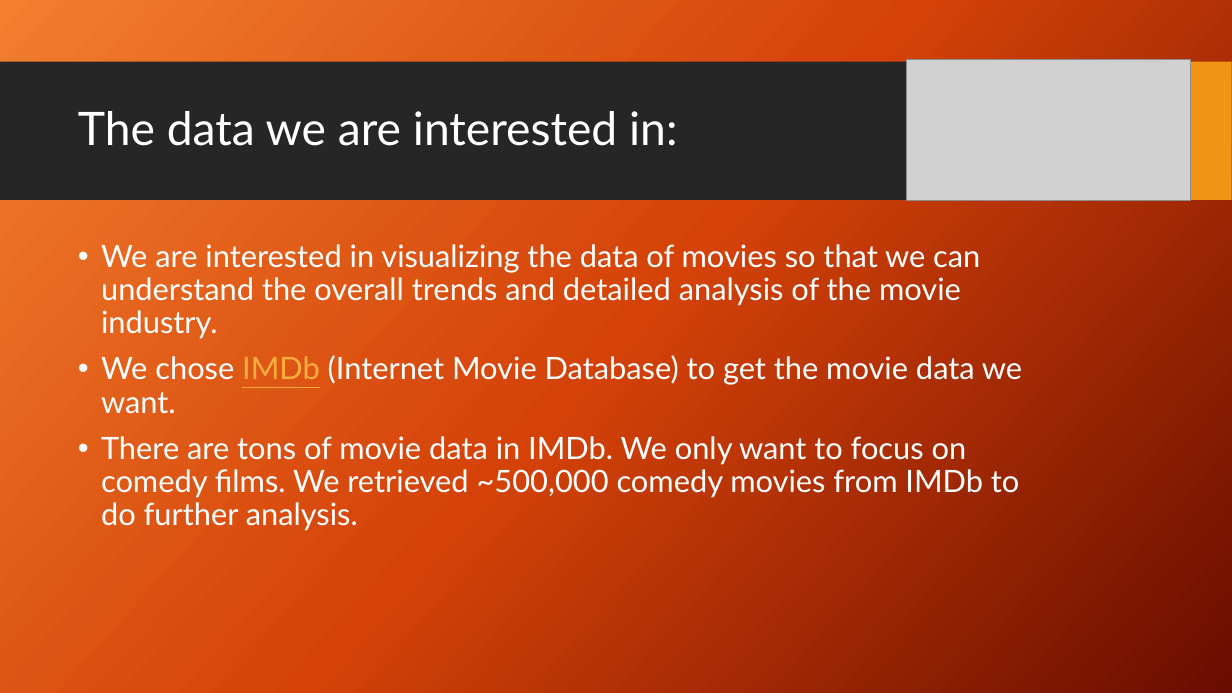
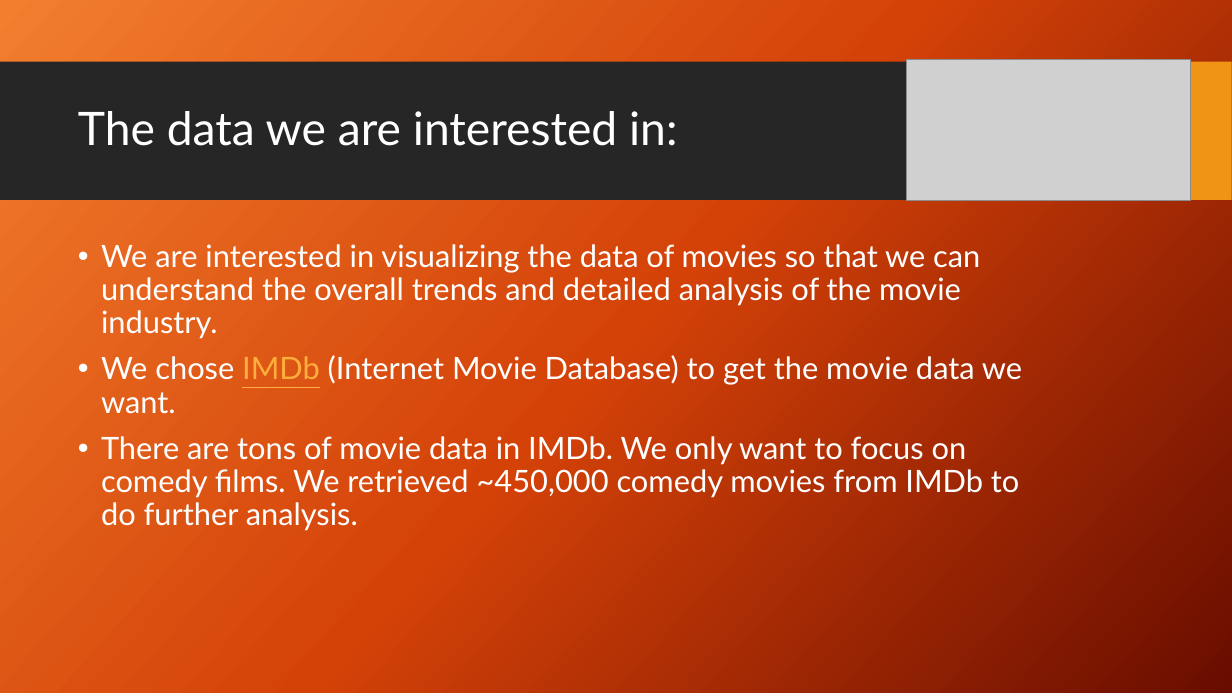
Before and after one commit to ymart1n/ML-Research-Repo, a slide deck: slide 2 of Homework 2/hw2-pre.pptx. Drawn at 1232x693 pixels with LibreOffice and Linux fonts; fonts in the diff are those of the drawing; grey boxes stand for pictures; background and template pictures are left out. Boxes give left, top, right and bottom in pixels: in the first picture for what was removed or moved away, otherwise in the second. Text is boxed around its words. In the diff, an @@ line names an element or a change of style, - is before the commit and + after.

```diff
--- a/Homework 2/hw2-pre.pptx
+++ b/Homework 2/hw2-pre.pptx
@@ text at (x1=101, y1=436, x2=1019, y2=531): text changed @@
-• There are tons of movie data in IMDb. We only want to focus on comedy films. We retrieved ~500,000 comedy movies from IMDb to do further analysis.
+• There are tons of movie data in IMDb. We only want to focus on comedy films. We retrieved ~450,000 comedy movies from IMDb to do further analysis.
```
Also in this commit, not shown: 2 other slides changed, 1 slide added, 11 other files.
